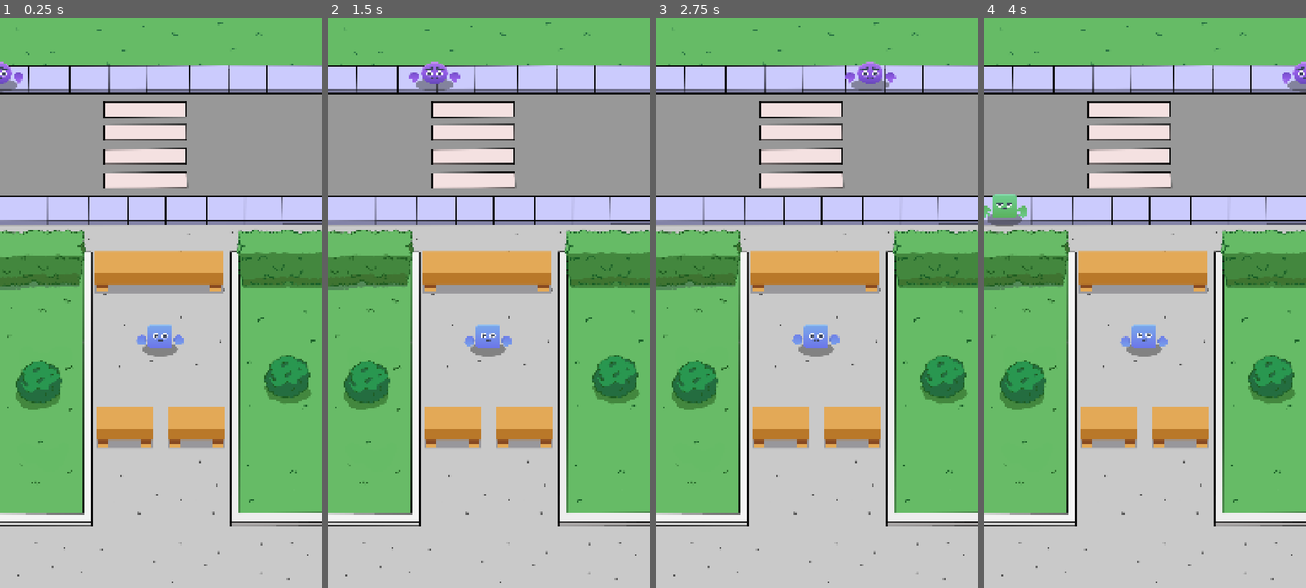
Above: before the commit, frames 1-4 (left to right).
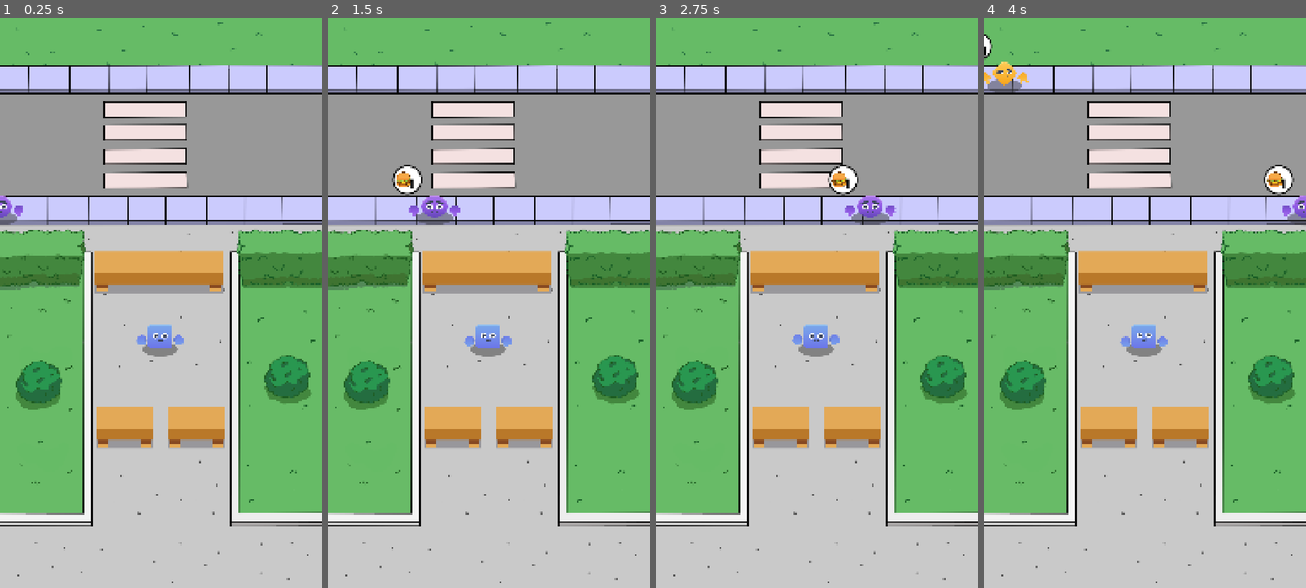
Above: after the commit, the same moments.

Repository: Sergiodevelopersk8/godotcurso2
Game: Godot game, scene res://scenes/Game/game.tscn
The game is run twice, just before and just after one commit, with the same random seed, the same clock (stepped at 60 frames per second) and the same inputs.
Inputs:
- Up to frame 1 (0.25 s): no input
- Up to frame 2 (1.5 s): no input
- Up to frame 3 (2.75 s): no input
- Up to frame 4 (4 s): no input

The runs differ from the first frame. In frame 1, 0.5% of the frame differs, in the area x 0-8%, y 7-37%; in frame 2, 1.3%; in frame 3, 1.3%; in frame 4, 1.9%, in the area x 0-100%, y 2-37%.

Commit message:
paso al video 69

Diff:
--- /dev/null
+++ b/idletycoonclone/autoloads/game_manager.gd
@@ -0,0 +1,11 @@
+extends Node
+
+@export var coffe : Item
+@export var burger : Item
+
+#funcion que regresa un item de manera random
+func get_random_item() -> Item:
+	# creamos un array
+	var items: Array = [coffe,burger]
+	#retornamos el array de manera random
+	return items.pick_random()
--- /dev/null
+++ b/idletycoonclone/autoloads/game_manager.tscn
@@ -0,0 +1,10 @@
+[gd_scene load_steps=4 format=3 uid="uid://4qc7gcl33wgb"]
+
+[ext_resource type="Script" uid="uid://driacrw7t1q3l" path="res://autoloads/game_manager.gd" id="1_3ovu6"]
+[ext_resource type="Resource" uid="uid://btbf44ab8rqrf" path="res://data/item_coffe.tres" id="2_es8io"]
+[ext_resource type="Resource" uid="uid://b1tljdkd1311f" path="res://data/item_burger.tres" id="3_qaqf1"]
+
+[node name="GameManager" type="Node"]
+script = ExtResource("1_3ovu6")
+coffe = ExtResource("2_es8io")
+burger = ExtResource("3_qaqf1")
--- /dev/null
+++ b/idletycoonclone/data/item.gd
@@ -0,0 +1,27 @@
+extends Resource
+class_name Item
+
+#tipos de item
+enum ItemType{
+	coffe,
+	Burger
+}
+
+@export var id : String
+@export var type : ItemType
+@export var sprite : Texture2D
+
+@export_group("Cook")
+@export var cook_time := 10.0
+@export var cook_time_reduce_perc := 0.5
+
+@export_group("Upgrade")
+@export var upgrade_cost := 3.0
+@export var upgrade_multi := 1.3
+
+@export_group("Profit")
+@export var profit := 4.0
+@export var profit_multi := 1.2
+
+var max_level := 75
+var current_level := 0
--- /dev/null
+++ b/idletycoonclone/data/item_burger.tres
@@ -0,0 +1,17 @@
+[gd_resource type="Resource" script_class="Item" load_steps=3 format=3 uid="uid://b1tljdkd1311f"]
+
+[ext_resource type="Script" uid="uid://de131ngb2cwnm" path="res://data/item.gd" id="1_vjyhh"]
+[ext_resource type="Texture2D" uid="uid://no28cjn2vsln" path="res://Idle Tycoon Assets/Sprites/UI/Burger.png" id="2_72abt"]
+
+[resource]
+script = ExtResource("1_vjyhh")
+id = "Burger"
+type = 1
+sprite = ExtResource("2_72abt")
+cook_time = 10.0
+cook_time_reduce_perc = 0.5
+upgrade_cost = 4.0
+upgrade_multi = 1.3
+profit = 5.0
+profit_multi = 1.2
+metadata/_custom_type_script = "uid://de131ngb2cwnm"
--- /dev/null
+++ b/idletycoonclone/data/item_coffe.tres
@@ -0,0 +1,17 @@
+[gd_resource type="Resource" script_class="Item" load_steps=3 format=3 uid="uid://btbf44ab8rqrf"]
+
+[ext_resource type="Script" uid="uid://de131ngb2cwnm" path="res://data/item.gd" id="1_qqmum"]
+[ext_resource type="Texture2D" uid="uid://dlxagrf2rxh05" path="res://Idle Tycoon Assets/Sprites/UI/Coffee.png" id="2_4i07b"]
+
+[resource]
+script = ExtResource("1_qqmum")
+id = "Coffe"
+type = 0
+sprite = ExtResource("2_4i07b")
+cook_time = 6.0
+cook_time_reduce_perc = 0.8
+upgrade_cost = 3.0
+upgrade_multi = 1.3
+profit = 4.0
+profit_multi = 1.2
+metadata/_custom_type_script = "uid://de131ngb2cwnm"
--- a/idletycoonclone/project.godot
+++ b/idletycoonclone/project.godot
@@ -15,6 +15,10 @@
 config/features=PackedStringArray("4.4", "Mobile")
 config/icon="res://icon.svg"
 
+[autoload]
+
+GameManager="*res://autoloads/game_manager.tscn"
+
 [display]
 
 window/size/viewport_width=1080
--- a/idletycoonclone/scenes/customer/customer.gd
+++ b/idletycoonclone/scenes/customer/customer.gd
@@ -7,7 +7,20 @@
 @onready var hand_left: Sprite2D = %HandLeft
 @onready var hand_right: Sprite2D = %HandRight
 @onready var anim_player: AnimationPlayer = $AnimationPlayer
+@onready var item_box: Control = $ItemBox
+@onready var item_img: TextureRect = %ItemImg
+@onready var item_label: Label = %ItemLabel
 
+#guardamos la referencia al item
+var request_item : Item
+var request_quantity : int
+var current_order_status : int
+
+func init_customer(item : Item, quantity : int):
+	request_item = item
+	request_quantity = quantity
+	current_order_status= quantity
+	show_request()
 
 
 #funcion que permite actualizar texturas de customer
@@ -18,5 +31,12 @@
 	hand_left.texture = data.hand
 	hand_right.texture = data.hand
 
+func show_request():
+	item_box.show()
+	item_img.texture = request_item.sprite
+	item_label.text = str(request_quantity)
+
+
+
 func play_move_anim():
 	anim_player.play("move")
--- a/idletycoonclone/scenes/manager/customer_manager.gd
+++ b/idletycoonclone/scenes/manager/customer_manager.gd
@@ -14,6 +14,7 @@
 func _ready() -> void:
 	spawn_customer()
 
+
 #funcion para instanciar customer
 func spawn_customer():
 	var customer : Customer = customer_scene.instantiate()
@@ -24,6 +25,10 @@
 	var sprite_data : CustomerData = customer_sprites.pick_random()
 	#accedemos al nuevo cliente que creamos
 	customer.set_sprites(sprite_data)
+
+	var random_item: Item = GameManager.get_random_item()
+	var quantity : int = randi_range(1,3)
+	customer.init_customer(random_item,quantity)
 
 	#variable que almacena los customer randoms
 	var random_start_position : Marker2D = spawn_positions.pick_random()
Not shown, added: idletycoonclone/autoloads/game_manager.gd.uid
Not shown, added: idletycoonclone/data/item.gd.uid
